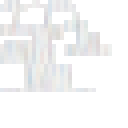
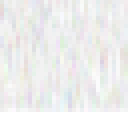
Revision of a layered 128x128 image; what changed, layer by layer:
removed layer "fairyPigtails.png" over (0, 0, 112, 92)
added layer "Shading" (darken) above "Base Color" over (0, 0, 128, 112)
added layer "Base Color" over (0, 0, 112, 92)
